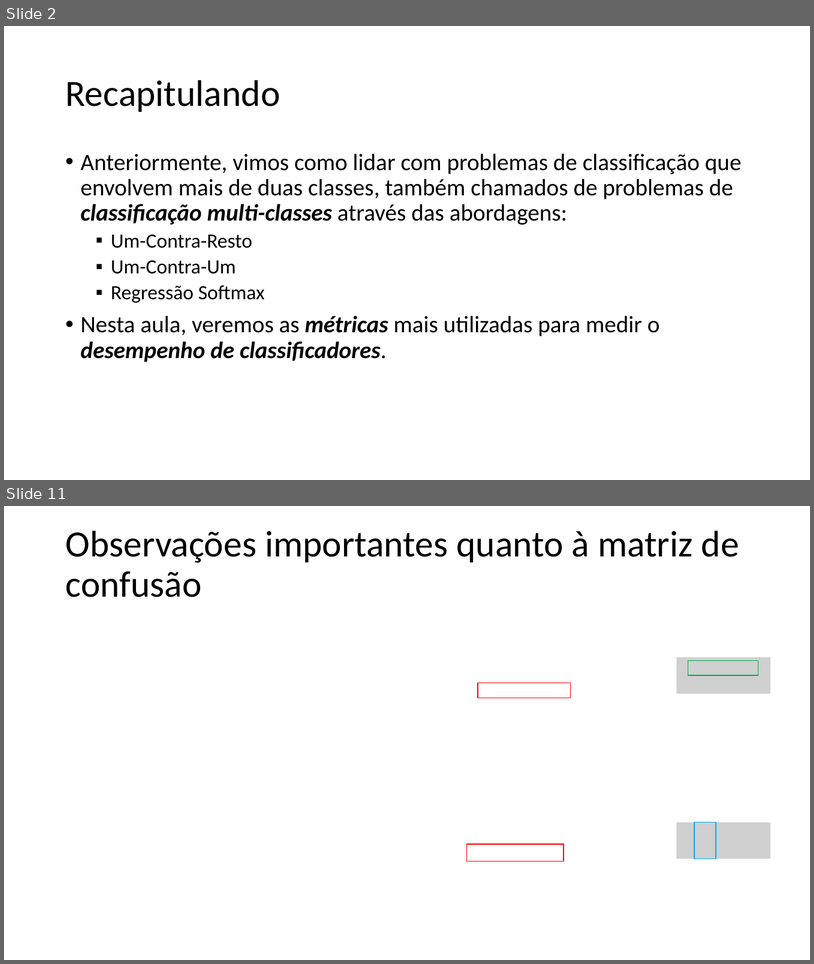
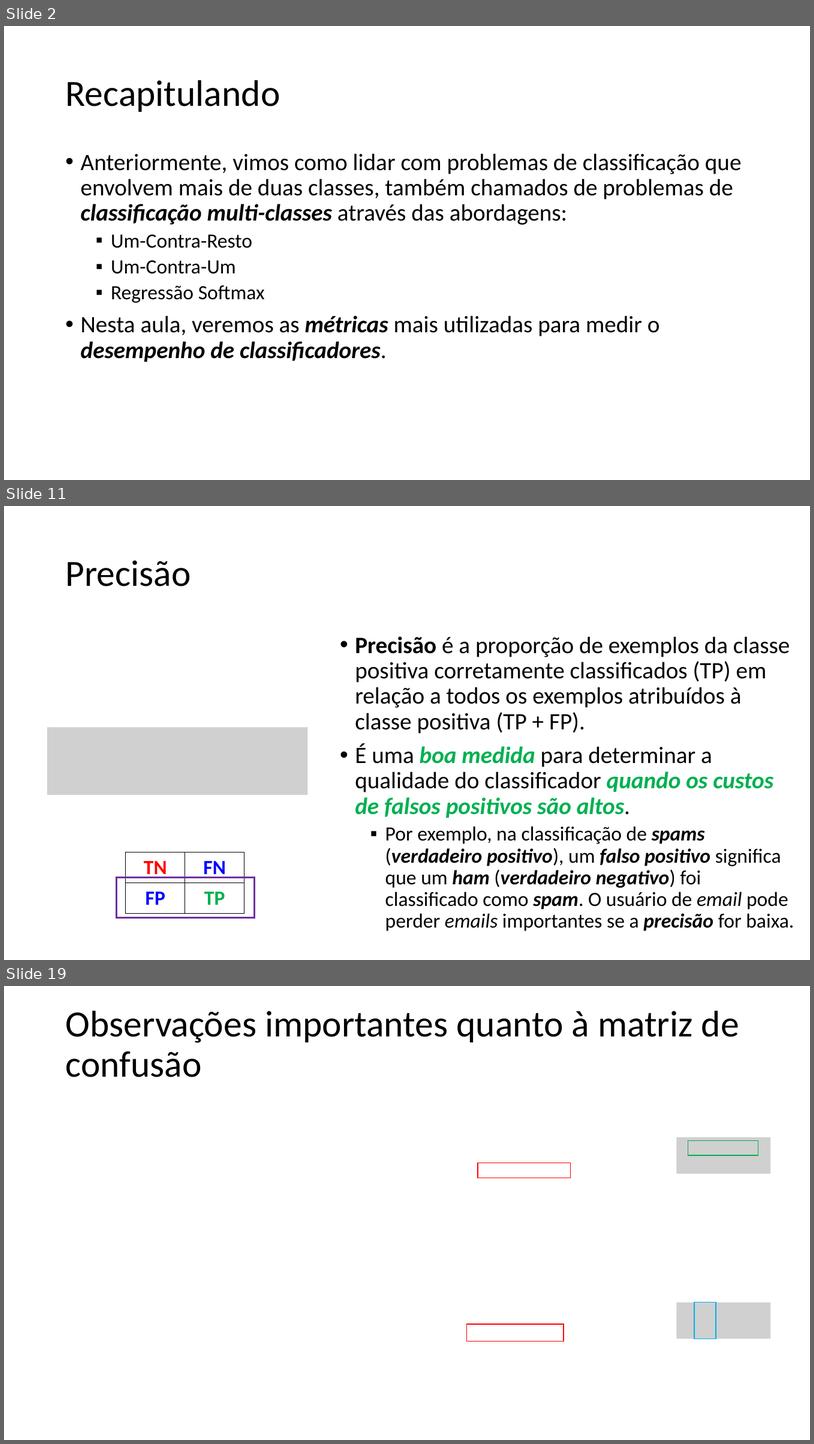
Before and after one commit to zz4fap/t320_aprendizado_de_maquina, a slide deck: slides/T320_Classificação (Parte V).pptx. Shown one above the other, each under a label of ours: slides 2 and 11 before the commit, slides 2, 11 and 19 after it; the slides between them are not shown. The pictures are 814x964 and 814x1444 pixels, drawn with LibreOffice and Linux fonts; fonts in the diff are those of the drawing; grey boxes stand for pictures. Boxes give left, top, right and bottom in pixels: in the first picture for what was removed or moved away, otherwise in the second. Text is boxed around its words. In the diff, an @@ line names an element or a change of style, - is before the commit and + after.

```diff
--- a/slides/T320_Classificação (Parte V).pptx
+++ b/slides/T320_Classificação (Parte V).pptx
@@ slide 11 added at [4,506,810,960], background #FFFFFF @@
@@ title added at [65,560,191,586], 44 pt, text #000000 @@
+Precisão
@@ text added at [355,636,794,931], 28 pt, text #000000 @@
+• Precisão é a proporção de exemplos da classe positiva corretamente classificados (TP) em relação a todos os exemplos atribuídos à classe positiva (TP + FP).
+• É uma boa medida para determinar a qualidade do classificador quando os custos de falsos positivos são altos.
+  ▪ Por exemplo, na classificação de spams (verdadeiro positivo), um falso positivo significa que um ham (verdadeiro negativo) foi classificado como spam. O usuário de email pode perder emails importantes se a precisão for baixa.
@@ picture added at [48,727,308,795] @@
@@ table added at [126,852,244,913], 2 rows, 2 columns @@
+TN | FN
+FP | TP
@@ rectangle added at [117,877,255,918], outline #7030A0 2.25 pt @@
@@ what was slide 11 is now slide 19 @@
```
Also in this commit, not shown: 3 slides changed, 12 other slides added, 4 slides removed.
